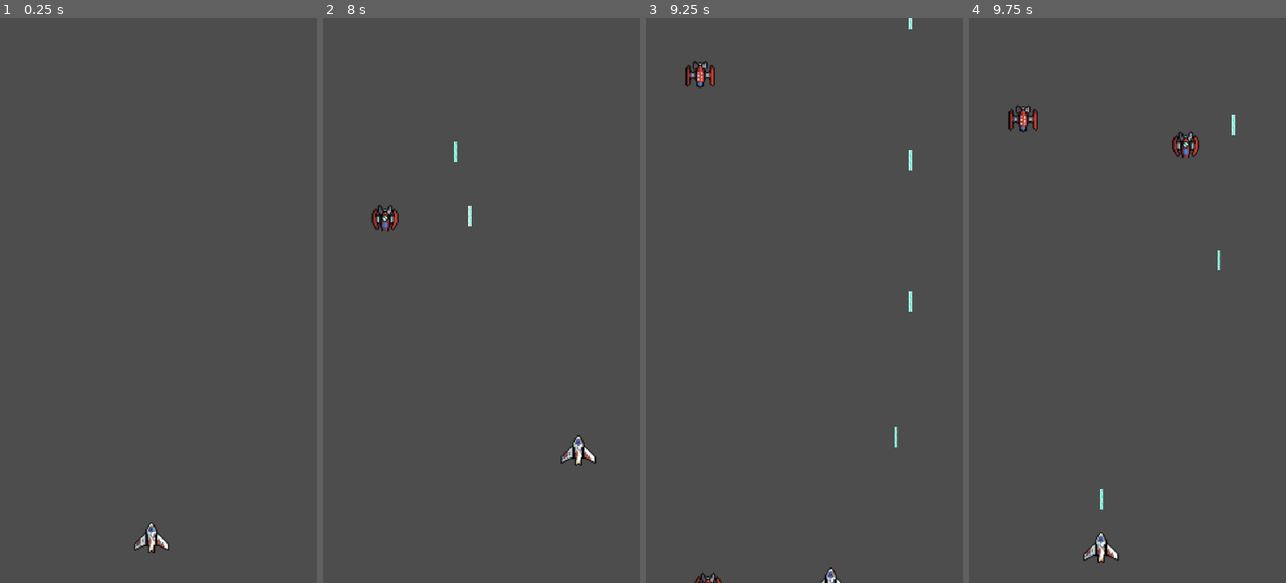
Above: before the commit, frames 1-4 (left to right).
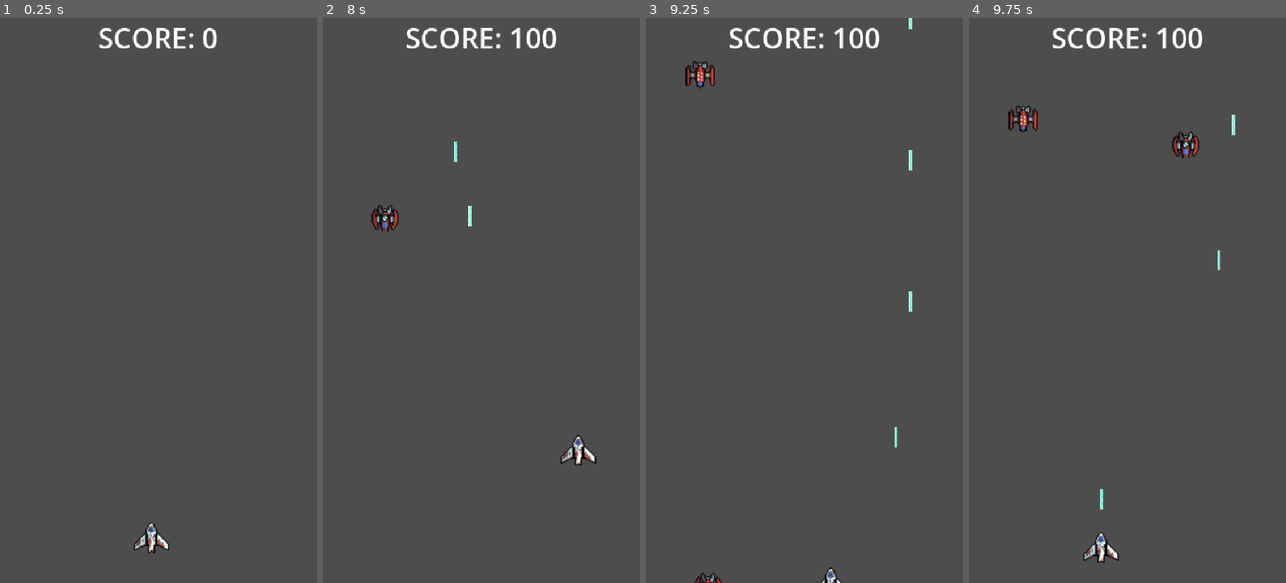
Above: after the commit, the same moments.

Repository: Nethphorn/space-shooter-game
Game: Godot game, scene res://scenes/game.tscn
The game is run twice, just before and just after one commit, with the same random seed, the same clock (stepped at 60 frames per second) and the same inputs.
Inputs:
- Up to frame 1 (0.25 s): no input
- Up to frame 2 (8 s): tap Enter at 0.5 s; hold D (move_right) 0.53-1.28 s; hold Space (shoot) 0.53-1.28 s; hold S (move_down) 1.28-2.03 s; tap Space (shoot) every 1.5 s from 1.35 to 7.35 s; hold D (move_right) 2.03-2.78 s; hold Space (shoot) 2.03-2.78 s; hold W (move_up) 2.78-3.53 s; hold Space (shoot) 3.53-4.28 s; hold A (move_left) 3.53-5.03 s; tap R (reset) at 4.15 s; hold S (move_down) 5.03-5.78 s; hold Space (shoot) 5.03-5.78 s; hold D (move_right) 5.78-6.53 s; hold W (move_up) 6.53-7.28 s; hold Space (shoot) 6.53-7.28 s; hold D (move_right) from 7.28 s (still down)
- Up to frame 3 (9.25 s): release D (move_right) at 8.03 s; hold S (move_down) 8.03-8.78 s; hold Space (shoot) 8.03-8.78 s; hold A (move_left) from 8.78 s (still down); tap Space (shoot) at 8.85 s
- Up to frame 4 (9.75 s): release A (move_left) at 9.53 s; hold W (move_up) from 9.53 s (still down); hold Space (shoot) from 9.53 s (still down)

The runs differ from the first frame. In frame 1, 0.6% of the frame differs, in the area x 31-69%, y 1-6%; in frame 2, 0.8%, in the area x 26-74%, y 1-6%; in frame 3, 0.8%; in frame 4, 0.8%.

Commit message:
added scoring system

Diff:
--- a/project.godot
+++ b/project.godot
@@ -22,9 +22,8 @@
 window/size/window_width_override=540
 window/size/window_height_override=960
 window/stretch/mode="canvas_items"
-window/stretch/aspect="keep"
+window/handheld/orientation=1
 window/display/mode="windowed"
-window/handheld/orientation=1
 
 [global_group]
 
--- a/scenes/diver_enemy.tscn
+++ b/scenes/diver_enemy.tscn
@@ -6,6 +6,7 @@
 [node name="diver_enemy" unique_id=76421291 instance=ExtResource("1_x15ja")]
 speed = 500
 hp = 1
+points = 150
 
 [node name="Sprite2D" parent="." index="0" unique_id=678394141]
 texture = ExtResource("2_5ovsw")
--- a/scenes/frigate.tscn
+++ b/scenes/frigate.tscn
@@ -9,6 +9,7 @@
 [node name="Frigate" unique_id=76421291 instance=ExtResource("1_nqceo")]
 speed = 175
 hp = 3
+points = 200
 
 [node name="Sprite2D" parent="." index="0" unique_id=678394141]
 texture = ExtResource("2_qps2w")
--- a/scenes/game.tscn
+++ b/scenes/game.tscn
@@ -6,10 +6,37 @@
 [ext_resource type="PackedScene" uid="uid://dw77s75mc35sm" path="res://scenes/enemy.tscn" id="4_lbhrr"]
 [ext_resource type="PackedScene" uid="uid://dr8t4tm7wcsby" path="res://scenes/frigate.tscn" id="4_p57ef"]
 [ext_resource type="PackedScene" uid="uid://c6uffglh6ns4l" path="res://scenes/shooter_enemy.tscn" id="5_p57ef"]
+[ext_resource type="PackedScene" uid="uid://ig4t0h230327" path="res://scenes/hub.tscn" id="6_u5sy4"]
+[ext_resource type="Script" uid="uid://8x0ggcgt8fa3" path="res://scripts/hub.gd" id="7_gee14"]
+
+[sub_resource type="LabelSettings" id="LabelSettings_u5sy4"]
+font_size = 48
 
 [node name="Game" type="Node2D" unique_id=1308168808]
 script = ExtResource("1_uwrxv")
 enemy_scenes = Array[PackedScene]([ExtResource("4_lbhrr"), ExtResource("4_iywne"), ExtResource("4_p57ef"), ExtResource("5_p57ef")])
+
+[node name="UIlayer" type="CanvasLayer" parent="." unique_id=87796729]
+
+[node name="HUB" parent="UIlayer" unique_id=544030720 instance=ExtResource("6_u5sy4")]
+anchors_preset = 15
+anchor_right = 1.0
+anchor_bottom = 1.0
+offset_right = 0.0
+offset_bottom = 0.0
+grow_horizontal = 2
+grow_vertical = 2
+script = ExtResource("7_gee14")
+
+[node name="Score" type="Label" parent="UIlayer/HUB" unique_id=400699492]
+layout_mode = 1
+anchors_preset = 10
+anchor_right = 1.0
+offset_bottom = 23.0
+grow_horizontal = 2
+text = "SCORE: 9999"
+label_settings = SubResource("LabelSettings_u5sy4")
+horizontal_alignment = 1
 
 [node name="EnemySpawnTimer" type="Timer" parent="." unique_id=800175558]
 autostart = true
--- /dev/null
+++ b/scenes/hub.tscn
@@ -0,0 +1,7 @@
+[gd_scene format=3 uid="uid://ig4t0h230327"]
+
+[node name="HUB" type="Control" unique_id=544030720]
+layout_mode = 3
+anchors_preset = 0
+offset_right = 40.0
+offset_bottom = 40.0
--- a/scenes/shooter_enemy.tscn
+++ b/scenes/shooter_enemy.tscn
@@ -13,6 +13,7 @@
 collision_mask = 5
 script = ExtResource("1_ve5yo")
 fire_rate = 2.0
+points_override = 150
 
 [node name="Sprite2D" type="Sprite2D" parent="." unique_id=11525857]
 texture = ExtResource("1_id4l2")
--- a/scripts/enemy.gd
+++ b/scripts/enemy.gd
@@ -1,12 +1,16 @@
 class_name Enemy extends Area2D
+
+signal enemy_died(points)
 
 @export var speed = 150
 @export var hp = 1
+@export var points = 100
 
 func _physics_process(delta):
 	global_position.y += speed * delta
 
 func die():
+	enemy_died.emit(points)
 	queue_free()
 
 func _on_body_entered(body):
--- a/scripts/game.gd
+++ b/scripts/game.gd
@@ -5,8 +5,10 @@
 @onready var player_spawn_pos = $PlayerSpawnPos
 @onready var laser_container = $LaserContainer
 @onready var timer = $EnemySpawnTimer
-@onready var enemy_container = $EnemyContainer
 
+@onready var hub = $UIlayer/HUB
+
+var score := 0
 var player = null
 
 func _ready():
@@ -14,6 +16,7 @@
 	assert(player != null)
 	player.global_position = player_spawn_pos.global_position
 	player.laser_shot.connect(_on_player_laser_shot)
+	hub.update_score(score)
 
 func _process(_delta):
 	if Input.is_action_just_pressed("quit"):
@@ -36,11 +39,18 @@
 	var margin = 64
 	var random_x = randf_range(margin, screen_width - margin)
 
-	enemy_container.add_child(e)
+	add_child(e)
 	e.global_position = Vector2(random_x, screen_rect.position.y - 64) # Spawn above the visible area
+
+	# Connect scoring signal
+	e.enemy_died.connect(_on_enemy_died)
 
 	if e.has_signal("laser_shot"):
 		e.laser_shot.connect(_on_enemy_laser_shot)
+
+func _on_enemy_died(points):
+	score += points
+	hub.update_score(score)
 
 func _on_enemy_laser_shot(laser_scene, location):
 	var laser = laser_scene.instantiate()
--- /dev/null
+++ b/scripts/hub.gd
@@ -0,0 +1,9 @@
+extends Control
+
+@onready var score_label = $Score
+
+func update_score(new_score: int):
+	score_label.text = "SCORE: " + str(new_score)
+
+func _ready() -> void:
+	update_score(0)
--- a/scripts/shooter_enemy.gd
+++ b/scripts/shooter_enemy.gd
@@ -2,6 +2,7 @@
 
 @export var speed_override = 150
 @export var hp_override = 1
+@export var points_override = 150
 @export var fire_rate = 0.5
 
 signal laser_shot(laser_scene, location)
@@ -15,6 +16,8 @@
 	# Use overrides if they are set, otherwise use inherited values
 	if speed_override != 150: speed = speed_override
 	if hp_override != 1: hp = hp_override
+	if points_override != 150: points = points_override
+	else: points = 150
 
 func _physics_process(delta):
 	global_position.y += speed * delta
@@ -30,7 +33,7 @@
 		laser_shot.emit(bullet_scene, muzzle.global_position)
 
 func die():
-	queue_free()
+	super.die()
 
 func _on_visible_on_screen_notifier_2d_screen_exited():
 	queue_free()
Not shown, added: scripts/hub.gd.uid
